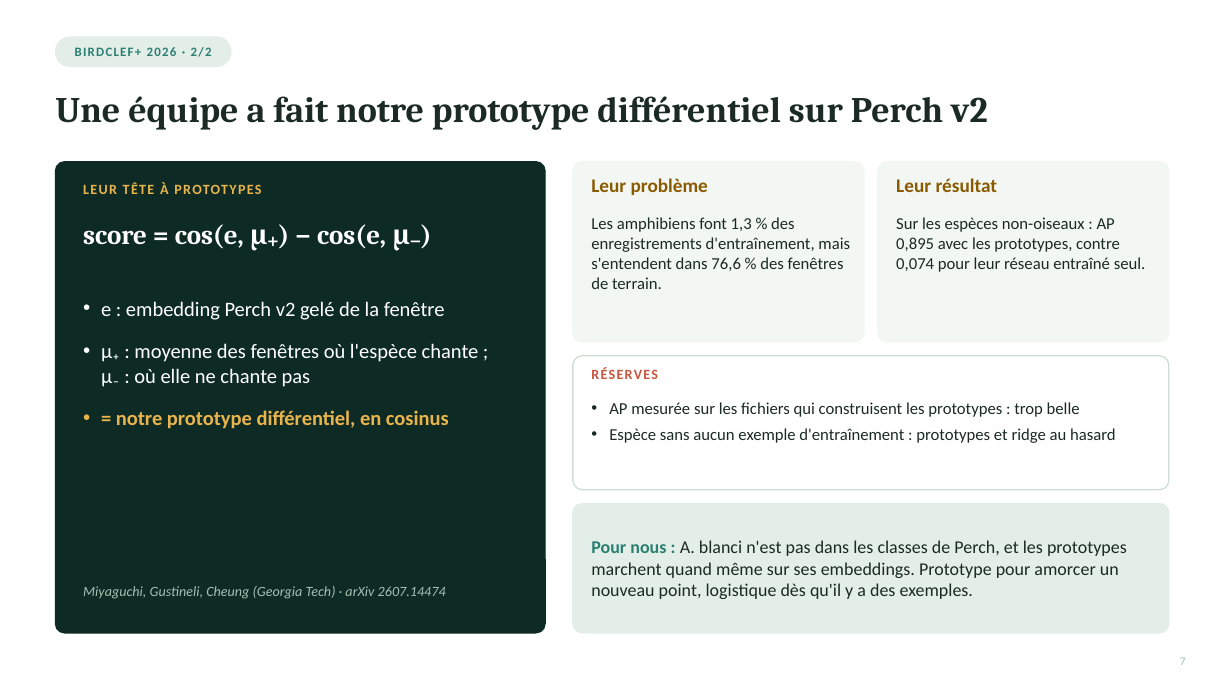
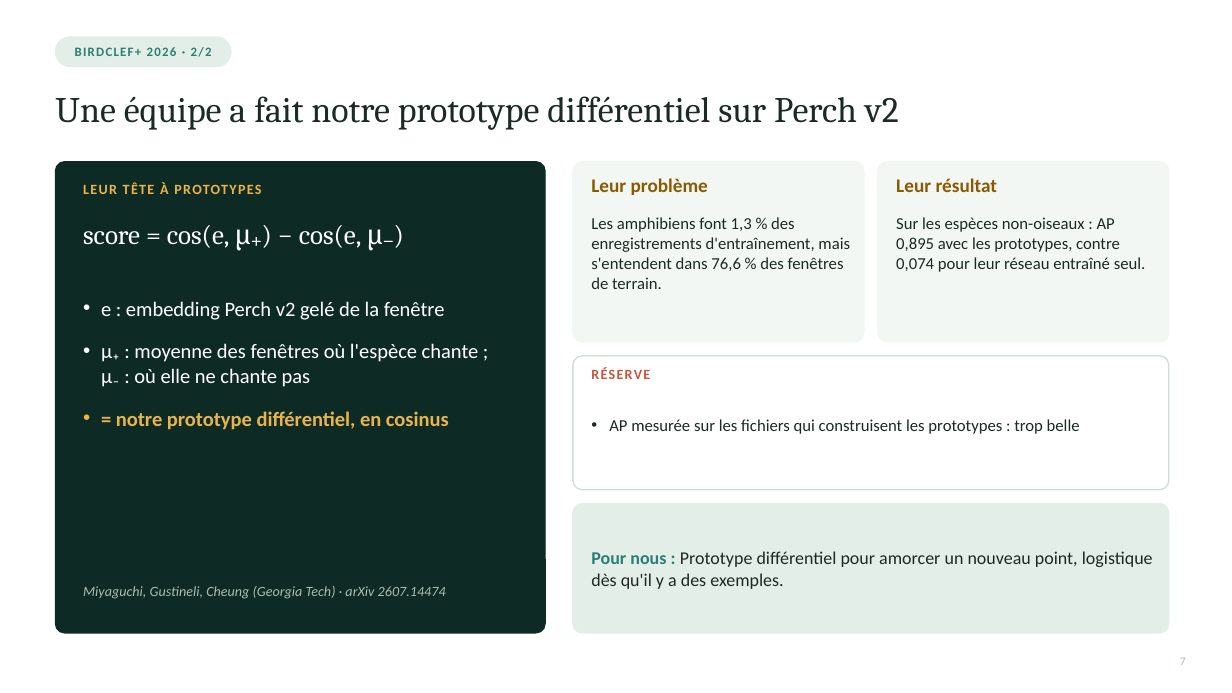
Before and after one commit to Rumble-Paw-Patrol/Grenouille, a slide deck: slide 6 of documentation/prez/presentation_suivi_2.pptx (slide 7 before the commit). Drawn at 1232x693 pixels with LibreOffice and Linux fonts; fonts in the diff are those of the drawing. Boxes give left, top, right and bottom in pixels: in the first picture for what was removed or moved away, otherwise in the second. Text is boxed around its words. In the diff, an @@ line names an element or a change of style, - is before the commit and + after.

```diff
--- a/documentation/prez/presentation_suivi_2.pptx
+++ b/documentation/prez/presentation_suivi_2.pptx
@@ text "Une équipe a fait notre ..." at <box>55,96,899,130</box>: bold off @@
@@ text "score = cos(e, μ₊) − ..." at <box>83,225,394,251</box>: bold off @@
@@ text removed at <box>591,367,658,379</box> @@
-RÉSERVES
@@ text added at <box>591,367,650,379</box>, 11 pt, text #C8553D, bold @@
+RÉSERVE
@@ text "AP mesurée sur les fichiers ...": place and size @@
-text "AP mesurée sur les fichiers ..." at <box>609,402,1116,443</box>
+text "AP mesurée sur les fichiers ..." at <box>609,419,1080,434</box>
@@ text at <box>609,428,1116,443</box>: paragraph removed @@
-• Espèce sans aucun exemple d'entraînement : prototypes et ridge au hasard
@@ text at <box>591,551,1153,589</box>: text changed @@
-Pour nous : A. blanci n'est pas dans les classes de Perch, et les prototypes marchent quand même sur ses embeddings. Prototype pour amorcer un nouveau point, logistique dès qu'il y a des exemples.
+Pour nous : Prototype différentiel pour amorcer un nouveau point, logistique dès qu'il y a des exemples.
```
Also in this commit, not shown: 9 other slides changed, 1 slide added, 5 slides removed, 2 other files.
